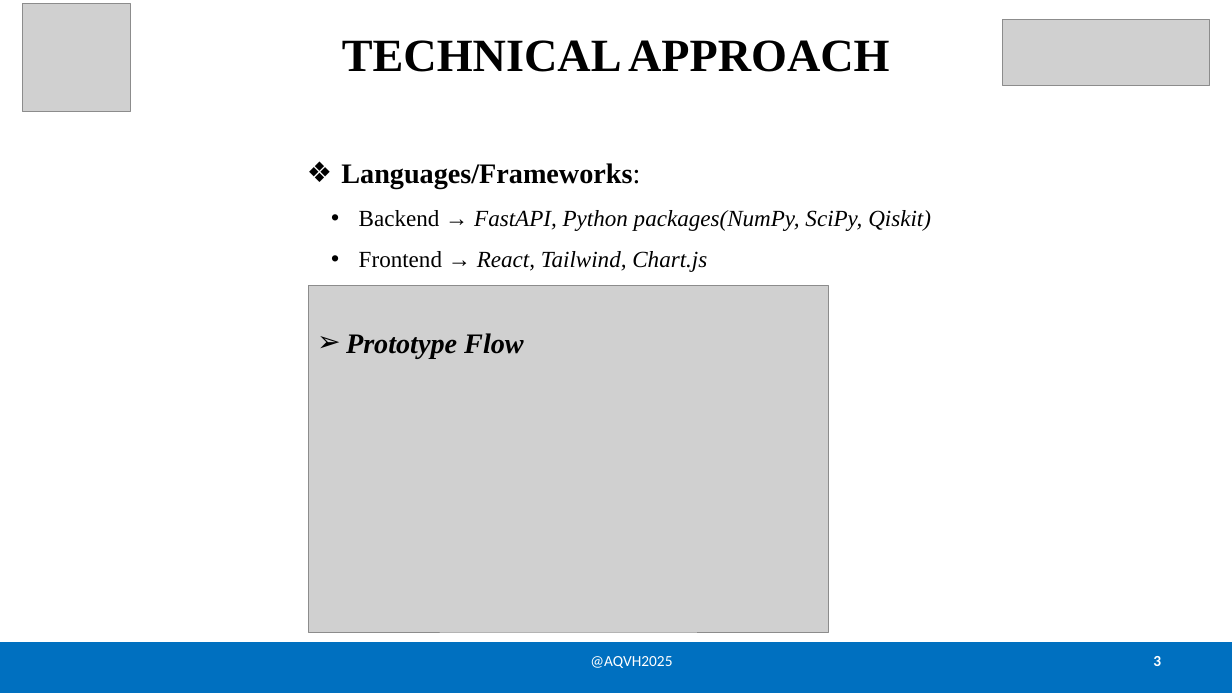
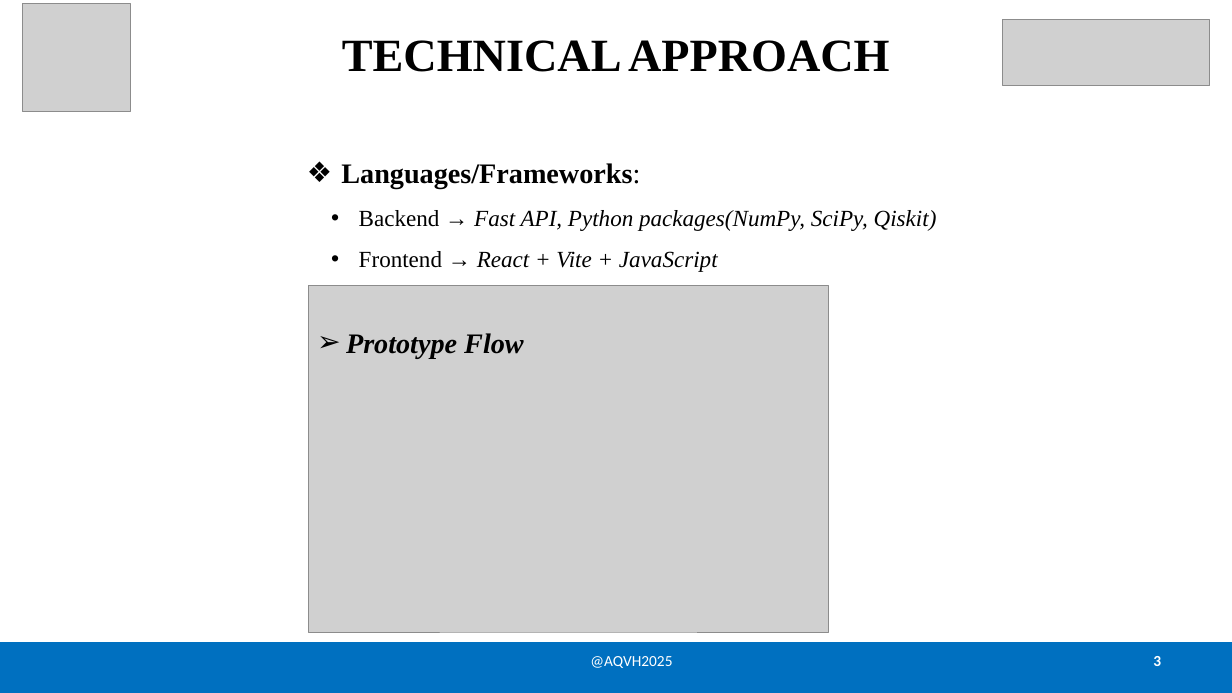
Before and after one commit to CharithPulaganti/QRNG, a slide deck: slide 3 of QRNG_Presentation.pptx. Drawn at 1232x693 pixels with LibreOffice and Linux fonts; fonts in the diff are those of the drawing; grey boxes stand for pictures. Boxes give left, top, right and bottom in pixels: in the first picture for what was removed or moved away, otherwise in the second. Text is boxed around its words. In the diff, an @@ line names an element or a change of style, - is before the commit and + after.

Commit message:
update

```diff
--- a/QRNG_Presentation.pptx
+++ b/QRNG_Presentation.pptx
@@ text at bbox=[359, 210, 937, 272]: text changed @@
-  • Backend → FastAPI, Python packages(NumPy, SciPy, Qiskit)
-  • Frontend → React, Tailwind, Chart.js
+  • Backend → Fast API, Python packages(NumPy, SciPy, Qiskit)
+  • Frontend → React + Vite + JavaScript
```
